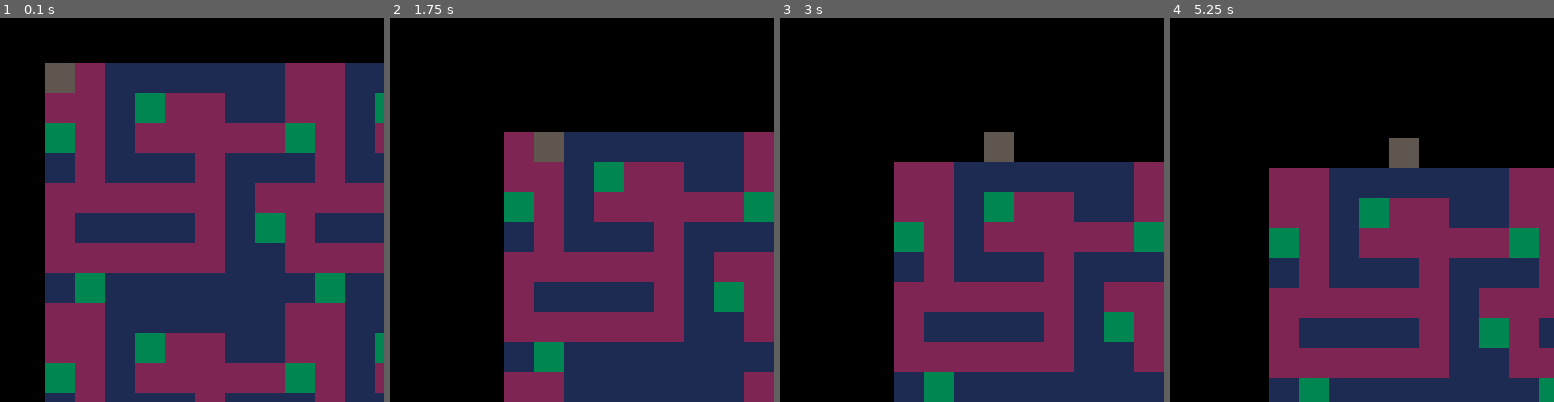
Above: before the commit, frames 1-4 (left to right).
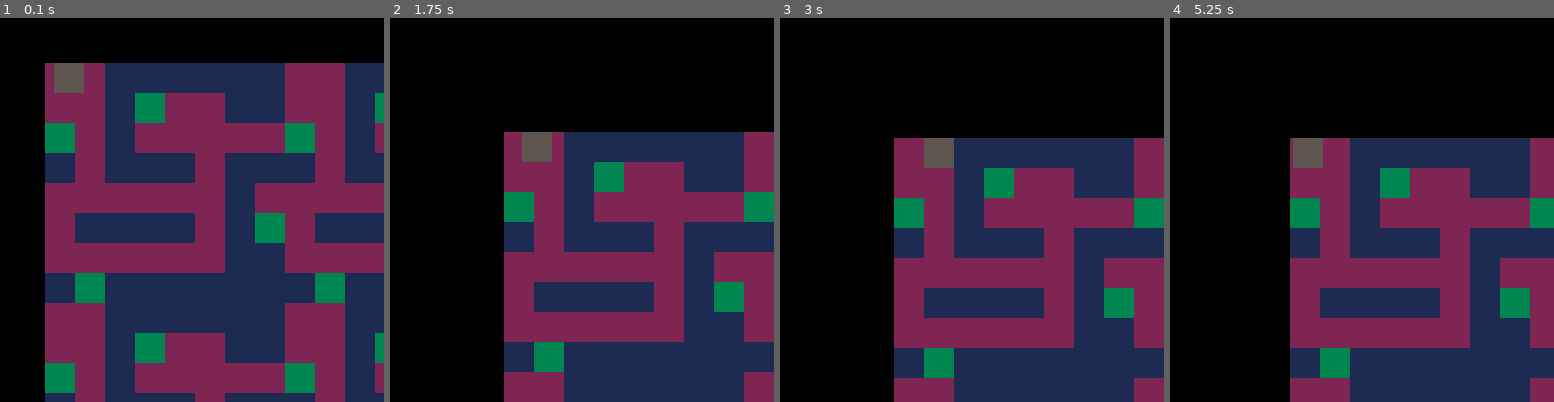
Above: after the commit, the same moments.

Repository: t-mw/superstar
Game: PICO-8 cartridge ld43.p8
Two runs of this game, one before a commit and one after it. Both use one fixed random seed, a clock stepped at 60 frames per second and the inputs below.
Inputs:
- Up to frame 1 (0.1 s): no input
- Up to frame 2 (1.75 s): tap X (X key) at 0.33, 1.07 s; tap O (Z key) at 0.7, 1.7 s; hold Right from 1.6 s (still down)
- Up to frame 3 (3 s): tap X (X key) at 1.85, 2.97 s; release Right at 2.1 s; tap O (Z key) at 2.1, 2.5, 2.9 s; hold Up 2.15-2.42 s; hold Right from 2.47 s (still down)
- Up to frame 4 (5.25 s): release Right at 3.03 s; hold Left 3.08-3.58 s; tap O (Z key) every 0.4 s from 3.3 to 4.9 s; hold Down 3.63-3.97 s; hold Right 4.02-4.68 s; tap X (X key) at 4.08, 5.2 s; hold Up 4.73-5.03 s; hold Left from 5.08 s (still down)

The runs differ from the first frame. In frame 1, 0.4% of the frame differs, in the area x 11-22%, y 11-20%; in frame 2, 0.5%; in frame 3, 24%; in frame 4, 36%, in the area x 25-100%, y 31-100%.

Commit message:
Control player

Diff:
--- a/ld43.p8
+++ b/ld43.p8
@@ -5,11 +5,24 @@
 local template_size = 8
 local map_size_templates = 2
 local map_size = map_size_templates * template_size
+local max_move_timer = 5
 
 local state = {
    camera = { sx = 0, sy = 0 },
-   player = { tx = 1, ty = 1 }
+   player = { tx = 1, ty = 1, dir = 0, input_dir = 0, move_timer = max_move_timer }
 }
+
+function dir_to_dx_dy(dir)
+   if dir == 0 then
+      return -1, 0
+   elseif dir == 1 then
+      return 1, 0
+   elseif dir == 2 then
+      return 0, -1
+   elseif dir == 3 then
+      return 0, 1
+   end
+end
 
 function to_1d_idx(x, y, size)
    return (x - 1) * size + y
@@ -19,8 +32,8 @@
   return flr((i - 1) / size) + 1, ((i - 1) % size) + 1
 end
 
-function tile_to_screen(tx, ty)
-   return tx * 10, ty * 10
+function is_valid_idx(x, y, size)
+   return x >= 1 and x <= size and y >= 1 and y <= size
 end
 
 if true then
@@ -33,6 +46,23 @@
    assert(x == 2)
    assert(y == 2)
    assert(to_1d_idx(x, y, 2) == 4)
+end
+
+function tile_to_screen(tx, ty)
+   return tx * 10, ty * 10
+end
+
+function lerp(a, b, t)
+   return a + (b - a) * t
+end
+
+function is_tile_empty(tx, ty, map)
+   if not is_valid_idx(tx, ty, map_size) then
+      return false
+   end
+
+   local tile = map[to_1d_idx(tx, ty, map_size)]
+   return tile == 2 or tile == 3
 end
 
 local templates = {}
@@ -71,18 +101,32 @@
    local cam = state.camera
    local player = state.player
 
-   if btnp(0) then
-      player.tx -= 1
-   end
-   if btnp(1) then
-      player.tx += 1
-   end
-   if btnp(2) then
-      player.ty -= 1
-   end
-   if btnp(3) then
-      player.ty += 1
-   end
+   player.move_timer -= 1
+
+   for dir = 0, 3 do
+      if btnp(dir) then
+         player.input_dir = dir
+      end
+   end
+
+   function try_move(dir)
+      local dx, dy = dir_to_dx_dy(dir)
+
+      local tx = player.tx + dx
+      local ty = player.ty + dy
+
+      if player.move_timer <= 0 and is_tile_empty(tx, ty, map) then
+         player.tx = tx
+         player.ty = ty
+         player.dir = dir
+         player.move_timer = max_move_timer
+         return true
+      end
+
+      return false
+   end
+
+   if try_move(player.input_dir) or try_move(player.dir) then end
 
    local padding = 40
    local sx_max, sy_max = tile_to_screen(player.tx + 1, player.ty + 1)
@@ -114,8 +158,18 @@
       end
    end
 
+   function get_prev_player_position(player)
+      local dx, dy = dir_to_dx_dy(player.dir)
+      return player.tx - dx, player.ty - dy
+   end
+
    local player = state.player
-   draw_tile(player.tx, player.ty, 5)
+   local move_frac = 1 - max(0, player.move_timer / max_move_timer)
+   local tx0, ty0 = get_prev_player_position(player)
+   local sx = lerp(tx0, player.tx, move_frac)
+   local sy = lerp(ty0, player.ty, move_frac)
+
+   draw_tile(sx, sy, 5)
 end
 
 __gfx__
